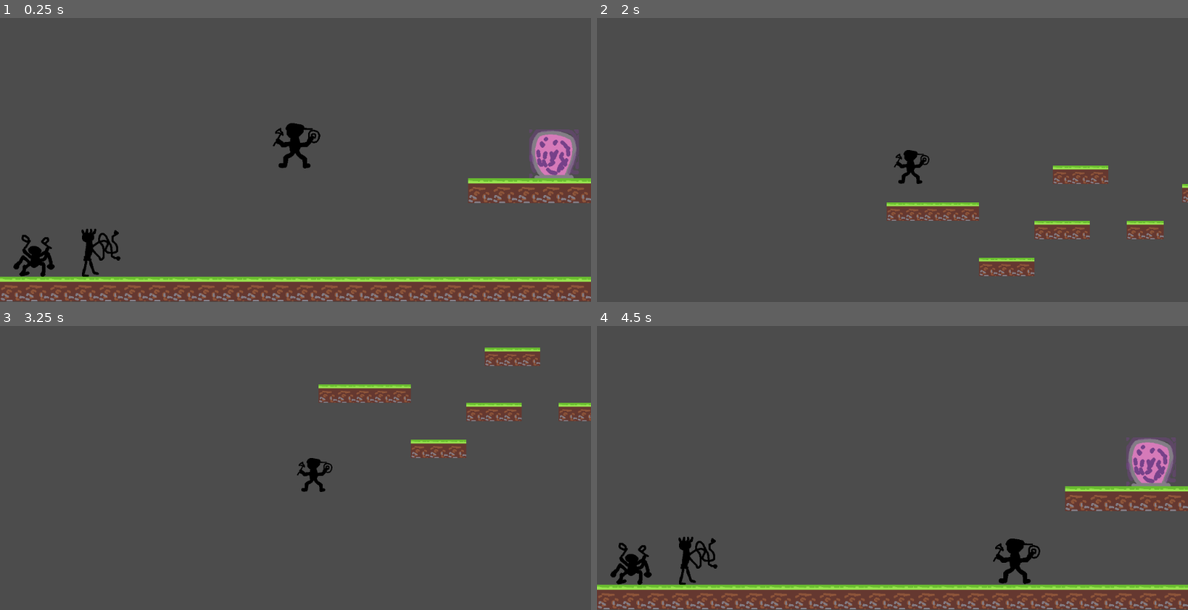
Above: before the commit, frames 1-4 (two rows, left to right).
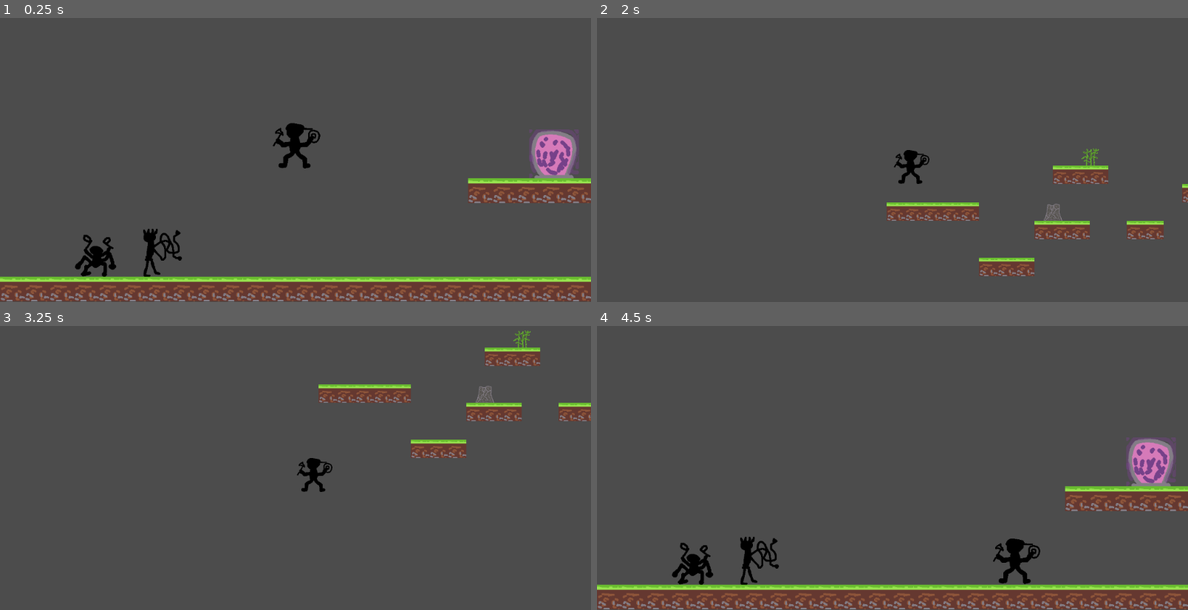
Above: after the commit, the same moments.

Repository: judo347/Project-GatheringPlatform
Game: Godot game, scene res://gamefiles/scenes/World.tscn
Same seed, same stepped clock (60 frames per second), same inputs: the game is played once before the commit and once after it.
Inputs:
- Up to frame 1 (0.25 s): no input
- Up to frame 2 (2 s): hold Right (ui_right) from 0.53 s (still down); tap Up (ui_up) at 0.77, 1.52 s
- Up to frame 3 (3.25 s): release Right (ui_right) at 2.03 s; hold Left (ui_left) 2.03-2.78 s; hold Right (ui_right) from 2.78 s (still down); tap Up (ui_up) at 3.02 s
- Up to frame 4 (4.5 s): tap Up (ui_up) at 3.77 s; release Right (ui_right) at 4.28 s; hold Left (ui_left) from 4.28 s (still down)

The runs differ from the first frame. In frame 1, 1.5% of the frame differs, in the area x 2-31%, y 74-92%; in frame 2, 0.1%; in frame 3, 0.1%; in frame 4, 1.5%.

Commit message:
Added materials and made the selecter character persist through scene change.

Diff:
--- a/Project-Gathering Platform/gamefiles/scenes/Level.tscn
+++ b/Project-Gathering Platform/gamefiles/scenes/Level.tscn
@@ -1,10 +1,16 @@
-[gd_scene load_steps=5 format=2]
+[gd_scene load_steps=9 format=2]
 
 [ext_resource path="res://gamefiles/tilesets/tileset02.tres" type="TileSet" id=1]
 [ext_resource path="res://gamefiles/scenes/Player.tscn" type="PackedScene" id=2]
 [ext_resource path="res://gamefiles/scripts/Killzone.gd" type="Script" id=3]
+[ext_resource path="res://gamefiles/scripts/Material.gd" type="Script" id=4]
+[ext_resource path="res://resources/01/Material001.png" type="Texture" id=5]
+[ext_resource path="res://resources/01/Material002.png" type="Texture" id=6]
 
 [sub_resource type="LineShape2D" id=1]
+
+[sub_resource type="RectangleShape2D" id=2]
+extents = Vector2( 32, 32 )
 
 [node name="Level" type="Node2D"]
 
@@ -34,4 +40,30 @@
 scale = Vector2( 50, 1 )
 shape = SubResource( 1 )
 script = ExtResource( 3 )
+
+[node name="Material" type="Area2D" parent="."]
+position = Vector2( 704, 96 )
+script = ExtResource( 4 )
+__meta__ = {
+"_edit_group_": true
+}
+
+[node name="Sprite" type="Sprite" parent="Material"]
+texture = ExtResource( 5 )
+
+[node name="CollisionShape2D" type="CollisionShape2D" parent="Material"]
+shape = SubResource( 2 )
+
+[node name="Material2" type="Area2D" parent="."]
+position = Vector2( 576, 288 )
+script = ExtResource( 4 )
+__meta__ = {
+"_edit_group_": true
+}
+
+[node name="Sprite" type="Sprite" parent="Material2"]
+texture = ExtResource( 6 )
+
+[node name="CollisionShape2D" type="CollisionShape2D" parent="Material2"]
+shape = SubResource( 2 )
 [connection signal="body_entered" from="Killzone_ground" to="Killzone_ground/CollisionShape2D" method="_on_Killzone_ground_body_entered"]
--- a/Project-Gathering Platform/gamefiles/scenes/World.tscn
+++ b/Project-Gathering Platform/gamefiles/scenes/World.tscn
@@ -35,25 +35,24 @@
 
 [node name="Bottom" type="CollisionShape2D" parent="OutOfBounds/StaticBody2D"]
 position = Vector2( 0, 480 )
-shape = SubResource( 5 )
+shape = SubResource( 1 )
 
 [node name="Left" type="CollisionShape2D" parent="OutOfBounds/StaticBody2D"]
 position = Vector2( -800, 0 )
-shape = SubResource( 4 )
+shape = SubResource( 2 )
 
 [node name="Right" type="CollisionShape2D" parent="OutOfBounds/StaticBody2D"]
 position = Vector2( 800, 0 )
-shape = SubResource( 4 )
+shape = SubResource( 2 )
 
 [node name="Top" type="CollisionShape2D" parent="OutOfBounds/StaticBody2D"]
 position = Vector2( 0, -480 )
-shape = SubResource( 5 )
+shape = SubResource( 1 )
 
 [node name="CharacterSelection" type="Node2D" parent="."]
 script = ExtResource( 2 )
 
 [node name="Slot1" type="Area2D" parent="CharacterSelection"]
-editor/display_folded = true
 position = Vector2( -672, 320 )
 __meta__ = {
 "_edit_group_": true
@@ -61,13 +60,11 @@
 
 [node name="CollisionShape2D" type="CollisionShape2D" parent="CharacterSelection/Slot1"]
 scale = Vector2( 2, 2 )
-shape = SubResource( 7 )
+shape = SubResource( 3 )
 
 [node name="Sprite" type="Sprite" parent="CharacterSelection/Slot1"]
-texture = ExtResource( 3 )
 
 [node name="Slot2" type="Area2D" parent="CharacterSelection"]
-editor/display_folded = true
 position = Vector2( -512, 320 )
 __meta__ = {
 "_edit_group_": true
@@ -75,9 +72,22 @@
 
 [node name="CollisionShape2D" type="CollisionShape2D" parent="CharacterSelection/Slot2"]
 scale = Vector2( 2, 2 )
-shape = SubResource( 7 )
+shape = SubResource( 3 )
 
 [node name="Sprite" type="Sprite" parent="CharacterSelection/Slot2"]
+texture = ExtResource( 3 )
+
+[node name="Slot3" type="Area2D" parent="CharacterSelection"]
+position = Vector2( -352, 320 )
+__meta__ = {
+"_edit_group_": true
+}
+
+[node name="CollisionShape2D" type="CollisionShape2D" parent="CharacterSelection/Slot3"]
+scale = Vector2( 2, 2 )
+shape = SubResource( 3 )
+
+[node name="Sprite" type="Sprite" parent="CharacterSelection/Slot3"]
 texture = ExtResource( 4 )
 
 [node name="Portal" type="Area2D" parent="."]
@@ -101,3 +111,5 @@
 [connection signal="body_exited" from="CharacterSelection/Slot1" to="CharacterSelection" method="_on_Area2D_body_exited" binds= [ 1 ]]
 [connection signal="body_entered" from="CharacterSelection/Slot2" to="CharacterSelection" method="_on_Area2D_body_entered" binds= [ 2 ]]
 [connection signal="body_exited" from="CharacterSelection/Slot2" to="CharacterSelection" method="_on_Area2D_body_exited" binds= [ 2 ]]
+[connection signal="body_entered" from="CharacterSelection/Slot3" to="CharacterSelection" method="_on_Area2D_body_entered" binds= [ 3 ]]
+[connection signal="body_exited" from="CharacterSelection/Slot3" to="CharacterSelection" method="_on_Area2D_body_exited" binds= [ 3 ]]
--- a/Project-Gathering Platform/gamefiles/scripts/CharacterSelectionManager.gd
+++ b/Project-Gathering Platform/gamefiles/scripts/CharacterSelectionManager.gd
@@ -1,20 +1,12 @@
 extends Node2D
-
-# Declare member variables here. Examples:
-# var a = 2
-# var b = "text"
 
 var isPlayerCollidingWithCharSlot_one = false
 var isPlayerCollidingWithCharSlot_two = false
+var isPlayerCollidingWithCharSlot_three = false
 
 # Called when the node enters the scene tree for the first time.
 func _ready():
 	pass # Replace with function body.
-
-# Called every frame. 'delta' is the elapsed time since the previous frame.
-#func _process(delta):
-#	pass
-
 
 func _on_Area2D_body_entered(body, extra_arg_0):
 
@@ -30,6 +22,8 @@
 	if extra_arg_0 == 2:
 		isPlayerCollidingWithCharSlot_two = true
 
+	if extra_arg_0 == 3:
+		isPlayerCollidingWithCharSlot_three = true
 
 func _on_Area2D_body_exited(body, extra_arg_0):
 
@@ -44,3 +38,6 @@
 
 	if extra_arg_0 == 2:
 		isPlayerCollidingWithCharSlot_two = false
+
+	if extra_arg_0 == 3:
+		isPlayerCollidingWithCharSlot_two = false
--- /dev/null
+++ b/Project-Gathering Platform/gamefiles/scripts/Material.gd
@@ -0,0 +1,19 @@
+extends Area2D
+
+var material_type = enums.MaterialEnum # Does not contain value, has to be set through function
+var material_amount = global_variables.material_default_yield
+
+func set_material_type(type):
+	material_type = type
+
+func set_material_yeild(amount):
+	material_amount = amount
+
+func _physics_process(delta):
+	var bodies = get_overlapping_bodies()
+	for body in bodies:
+		if body.name == "Player":
+			# Player is touching material
+			playerInventory.add_material(material_type, material_amount)
+			print("Added material to player inventory") # TODO replace with functionality
+			queue_free()
--- /dev/null
+++ b/Project-Gathering Platform/gamefiles/scripts/autoload/enums.gd
@@ -0,0 +1,10 @@
+extends Node
+
+class MaterialEnum:
+	const GRASS = 0
+	const WOOD = 1
+	const STONE = 2
+
+class TestEnum:
+	const TEST1 = 1
+	const TEST2 = 2
--- /dev/null
+++ b/Project-Gathering Platform/gamefiles/scripts/autoload/global_variables.gd
@@ -0,0 +1,7 @@
+extends Node
+
+const material_default_yield = 5
+
+var player_character_texture_one = load("res://resources/01/Character001.png")
+var player_character_texture_two = load("res://resources/01/Character002.png")
+var player_character_texture_three = load("res://resources/01/Character003.png")
--- /dev/null
+++ b/Project-Gathering Platform/gamefiles/scripts/autoload/playerData.gd
@@ -0,0 +1,3 @@
+extends Node
+
+var texture = load("res://resources/01/Character001.png")
--- /dev/null
+++ b/Project-Gathering Platform/gamefiles/scripts/autoload/playerInventory.gd
@@ -0,0 +1,23 @@
+extends Node
+
+var material_grass_count = 0
+var material_wood_count = 0
+var material_stone_count = 0
+
+# params: enums.Material, the amount to add
+func add_material(type, amount):
+	match type:
+		enums.MaterialEnum.GRASS:
+			material_grass_count += amount
+		enums.MaterialEnum.STONE:
+			material_stone_count += amount
+		enums.MaterialEnum.WOOD:
+			material_wood_count += amount
+
+	debug_print() # TODO temp debugging
+
+func debug_print():
+	print("Player inventory report:")
+	print("Grass amount: ", material_grass_count)
+	print("Wood amount: ", material_wood_count)
+	print("Stone amount: ", material_stone_count)
--- a/Project-Gathering Platform/gamefiles/scripts/playerKinematicBody.gd
+++ b/Project-Gathering Platform/gamefiles/scripts/playerKinematicBody.gd
@@ -9,9 +9,9 @@
 
 # Called when the node enters the scene tree for the first time.
 func _ready():
+	get_node("Sprite").texture = playerData.texture
 
-	pass # Replace with function body.
-
+	pass
 
 # Called every frame. 'delta' is the elapsed time since the previous frame.
 func _physics_process(delta):
@@ -42,25 +42,24 @@
 
 func _select_character():
 
-	var isCollidingCharOne = get_parent().get_node("CharacterSelection").isPlayerCollidingWithCharSlot_one
-	var isCollidingCharTwo = get_parent().get_node("CharacterSelection").isPlayerCollidingWithCharSlot_two
+	var isCollidingCharSlotOne = get_parent().get_node("CharacterSelection").isPlayerCollidingWithCharSlot_one
+	var isCollidingCharSlotTwo = get_parent().get_node("CharacterSelection").isPlayerCollidingWithCharSlot_two
+	var isCollidingCharSlotThree = get_parent().get_node("CharacterSelection").isPlayerCollidingWithCharSlot_three
 
-	if isCollidingCharOne:
+	# TODO Check if the character slot is empty
+
+	if isCollidingCharSlotOne:
 		# Change the current character to character one
-		_swap_sprites(get_node("Sprite"), get_parent().get_node("CharacterSelection/Slot1").get_node("Sprite"))
-	elif isCollidingCharTwo:
+		playerData.texture = global_variables.player_character_texture_one
+	elif isCollidingCharSlotTwo:
 		# Change the current character to character two
-		_swap_sprites(get_node("Sprite"), get_parent().get_node("CharacterSelection/Slot2").get_node("Sprite"))
+		playerData.texture = global_variables.player_character_texture_two
+	elif isCollidingCharSlotThree:
+		# Change the current character to character two
+		playerData.texture = global_variables.player_character_texture_three
 
-	pass
-
-func _swap_sprites(one, two):
-	var tempTexture = one.texture
-
-	one.texture = two.texture
-	two.texture = tempTexture
-
-	pass
+	if isCollidingCharSlotOne || isCollidingCharSlotTwo || isCollidingCharSlotThree:
+		get_node("Sprite").texture = playerData.texture
 
 func _kill_player():
 	queue_free()
--- a/Project-Gathering Platform/project.godot
+++ b/Project-Gathering Platform/project.godot
@@ -19,6 +19,13 @@
 run/main_scene="res://gamefiles/scenes/World.tscn"
 config/icon="res://icon.png"
 
+[autoload]
+
+playerInventory="*res://gamefiles/scripts/autoload/playerInventory.gd"
+enums="*res://gamefiles/scripts/autoload/enums.gd"
+global_variables="*res://gamefiles/scripts/autoload/global_variables.gd"
+playerData="*res://gamefiles/scripts/autoload/playerData.gd"
+
 [input]
 
 ui_action={
Not shown: 2 places in Project-Gathering Platform/gamefiles/scenes/World.tscn that only renumber resources
Binary file added: Project-Gathering Platform/resources/01/Material001.png
Not shown, added: Project-Gathering Platform/resources/01/Material001.png.import
Binary file added: Project-Gathering Platform/resources/01/Material002.png
Not shown, added: Project-Gathering Platform/resources/01/Material002.png.import
Binary file added: Project-Gathering Platform/resources/01/Material003.png
Not shown, added: Project-Gathering Platform/resources/01/Material003.png.import
Not shown, added: RawAssets/FirstVersion/Material001.aseprite
Not shown, added: RawAssets/FirstVersion/Material001.png
Not shown, added: RawAssets/FirstVersion/Material002.aseprite
Not shown, added: RawAssets/FirstVersion/Material002.png
Not shown, added: RawAssets/FirstVersion/Material003.aseprite
(and 1 more such lines)
